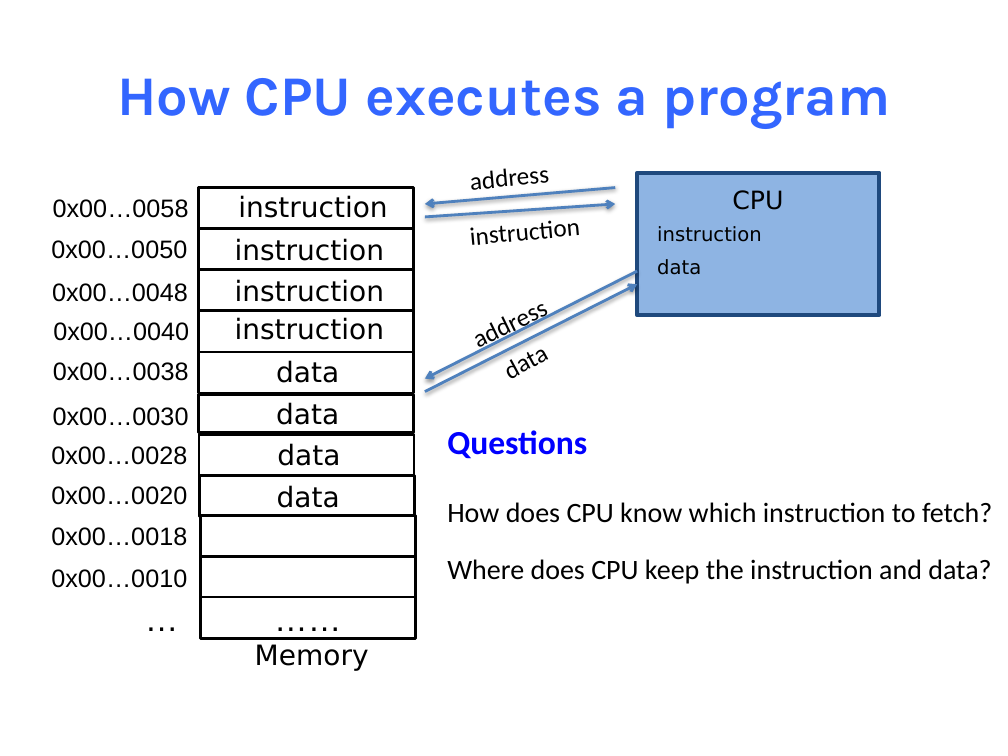
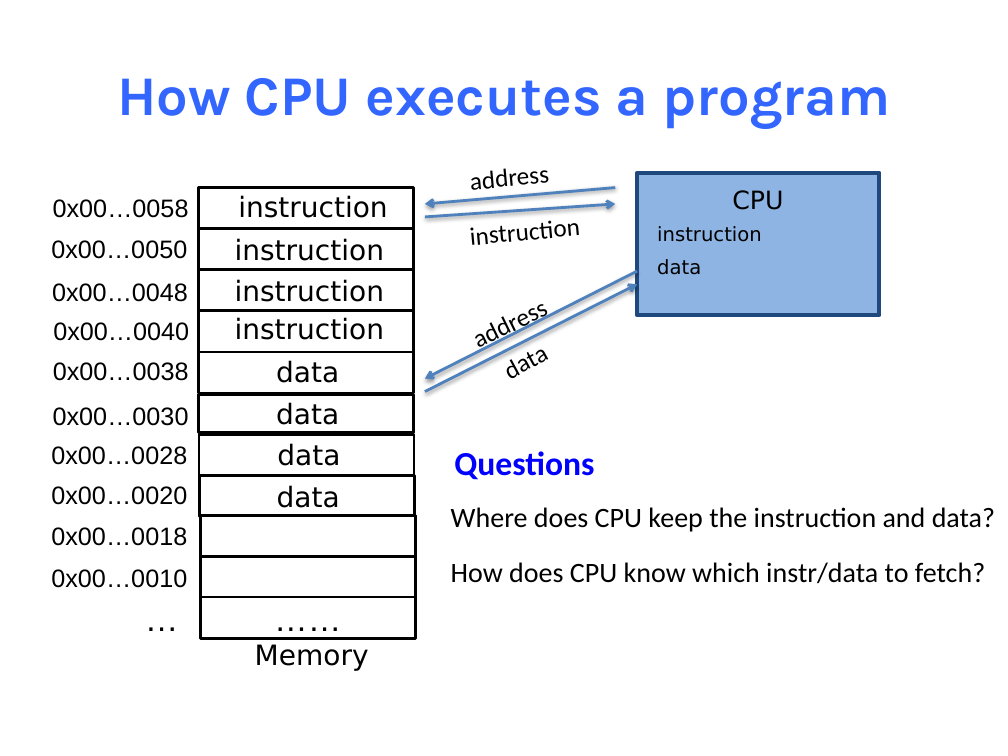
Before and after one commit to NYU-CSO/nyu-cso.github.io, a slide deck: slide 6 of notes/07-Machine_Basic.pptx (slide 8 before the commit). Drawn at 1008x756 pixels with LibreOffice and Linux fonts; fonts in the diff are those of the drawing. Boxes give left, top, right and bottom in pixels: in the first picture for what was removed or moved away, otherwise in the second. Text is boxed around its words. In the diff, an @@ line names an element or a change of style, - is before the commit and + after.

```diff
--- a/notes/07-Machine_Basic.pptx
+++ b/notes/07-Machine_Basic.pptx
@@ text added at (454,451,594,480), 24 pt, text #0000FF, bold @@
+Questions
@@ text added at (451,507,995,532), 20 pt, text #000000 @@
+Where does CPU keep the instruction and data?
@@ text at (451,562,985,584): text changed @@
-Questions
-How does CPU know which instruction to fetch?
-Where does CPU keep the instruction and data?
+How does CPU know which instr/data to fetch?
```
Also in this commit, not shown: 17 other slides changed, 3 slides added, 9 slides removed, 1 other file.
